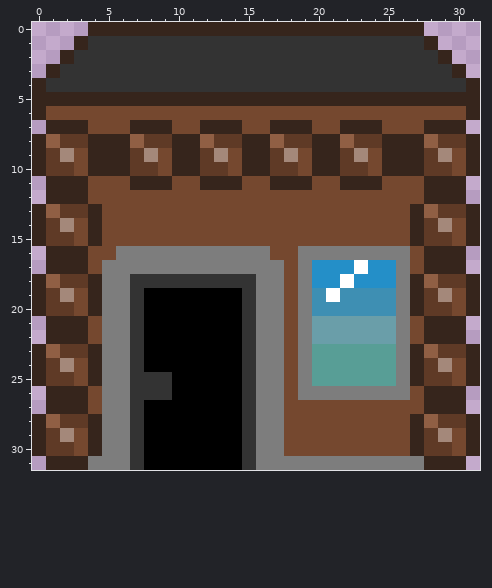
Pixel-art sprite, stored at sprites/buildings/woodcutting.png. The picture above was drawn from the file before the commit.
The file is 32x32 pixels.
After:
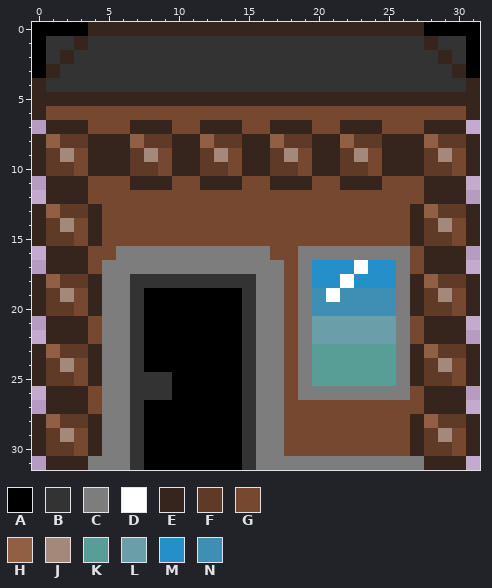
Palette (. is transparent): A #000000  B #333333  C #7d7d7d  D #ffffff  E #36251c  F #5f3a26  G #75482f  H #905f44  J #a4887a  K #589e96  L #6a9ea9  M #248fc8  N #3e8fb3
From old to new:
Changed rows in their new state; - is an unchanged pixel.
first column x 0:
 0 AAAA------------------------AAAA
 1 ABB--------------------------BBA
 2 AB----------------------------BA
 3 A------------------------------A
Changed places in both pictures, as pixel boxes (x1, y1, x2, y2):
added: (32, 22, 88, 78)
added: (424, 22, 480, 78)
